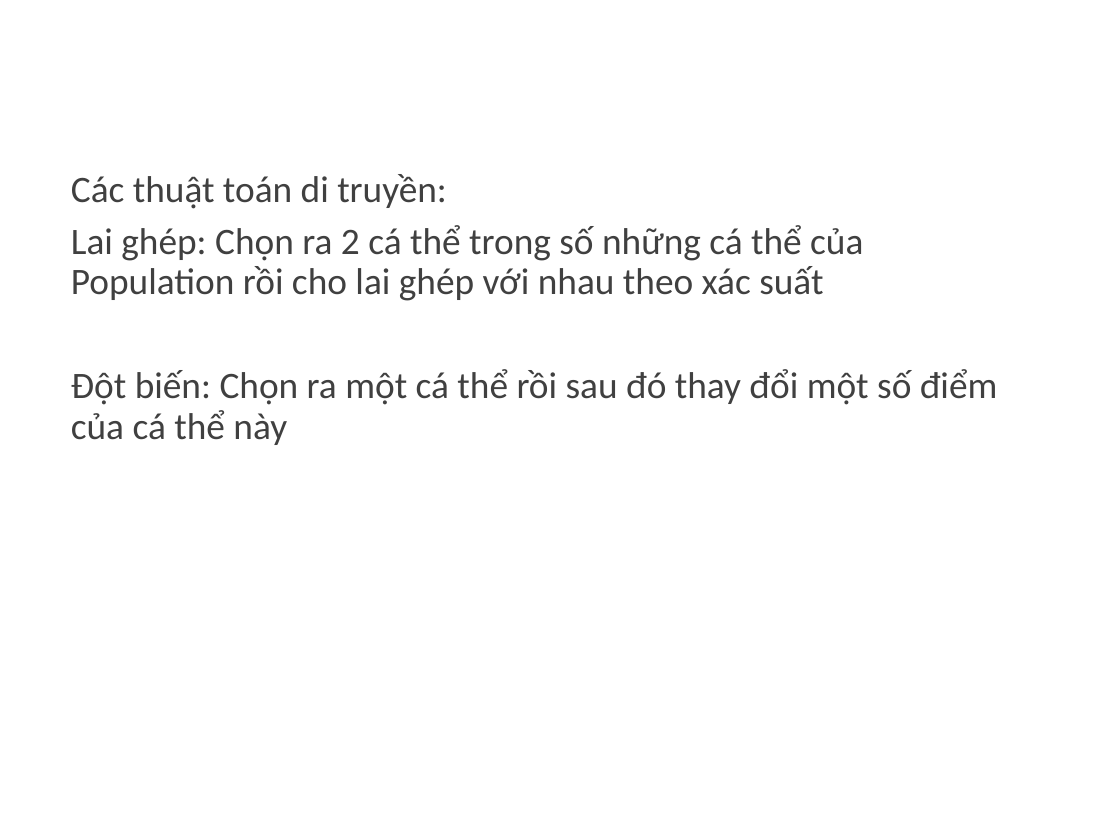
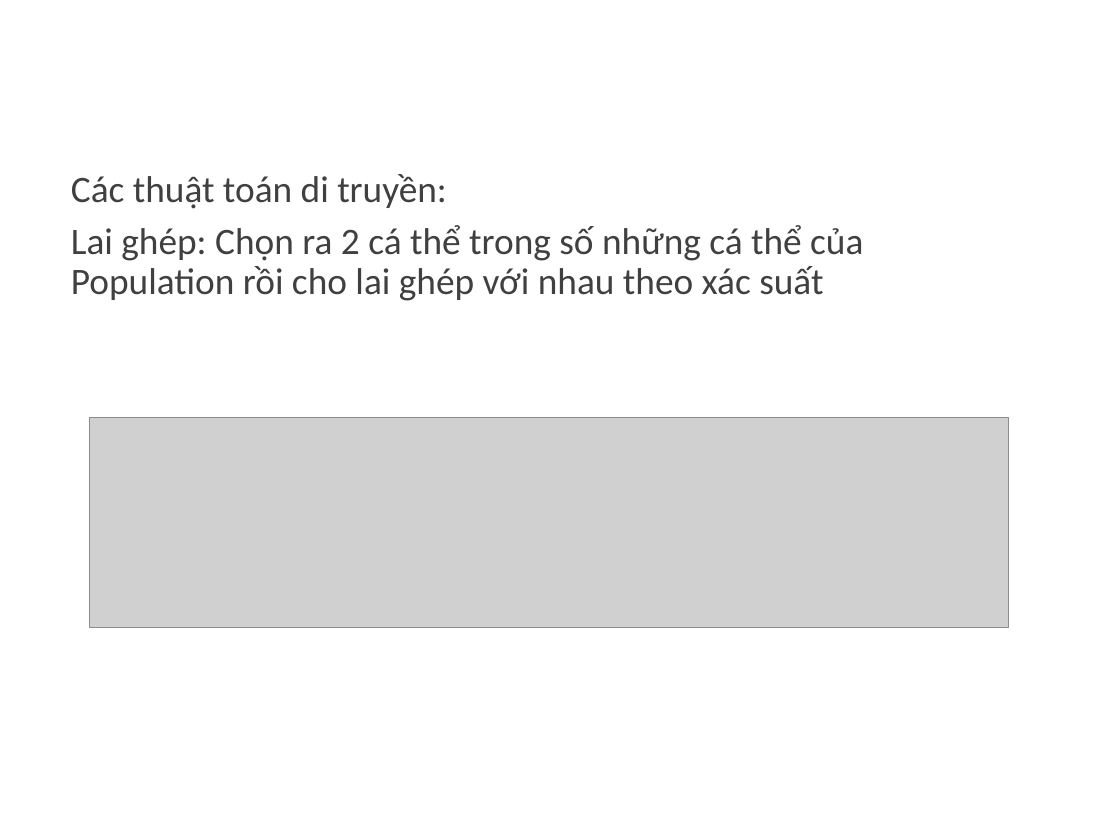
Before and after one commit to dungkhmt/CourseCPCBLS, a slide deck: slide 13 of OpenCBLS/src/khmtk60/miniprojects/G9/Bao cao G9.pptx (slide 10 before the commit). Drawn at 1120x840 pixels with LibreOffice and Linux fonts; fonts in the diff are those of the drawing; grey boxes stand for pictures; background and template pictures are left out. Boxes give left, top, right and bottom in pixels: in the first picture for what was removed or moved away, otherwise in the second. Text is boxed around its words. In the diff, an @@ line names an element or a change of style, - is before the commit and + after.

```diff
--- a/OpenCBLS/src/khmtk60/miniprojects/G9/Bao cao G9.pptx
+++ b/OpenCBLS/src/khmtk60/miniprojects/G9/Bao cao G9.pptx
@@ text at <box>71,369,998,445</box>: paragraph removed @@
-Đột biến: Chọn ra một cá thể rồi sau đó thay đổi một số điểm của cá thể này
@@ picture added at <box>90,418,1008,627</box> @@
```
Also in this commit, not shown: 5 other slides changed, 4 slides added, 12 other files.
